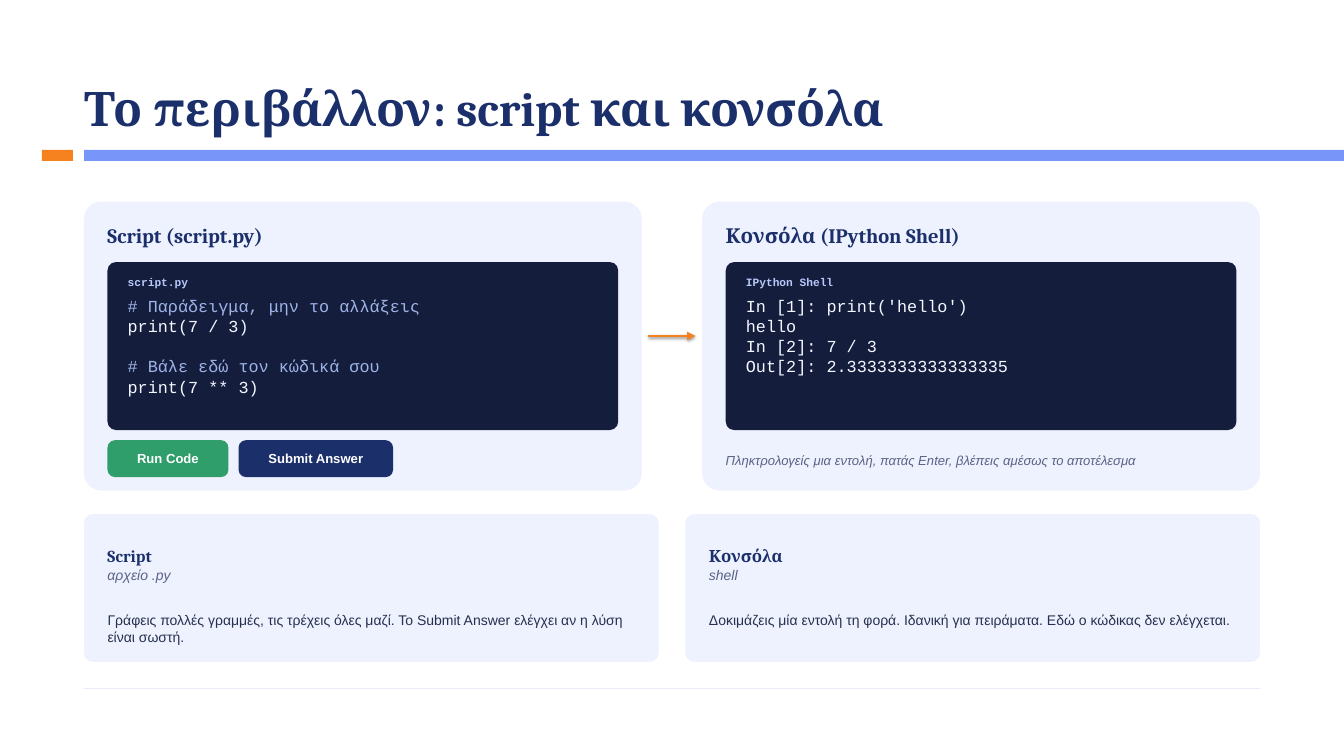
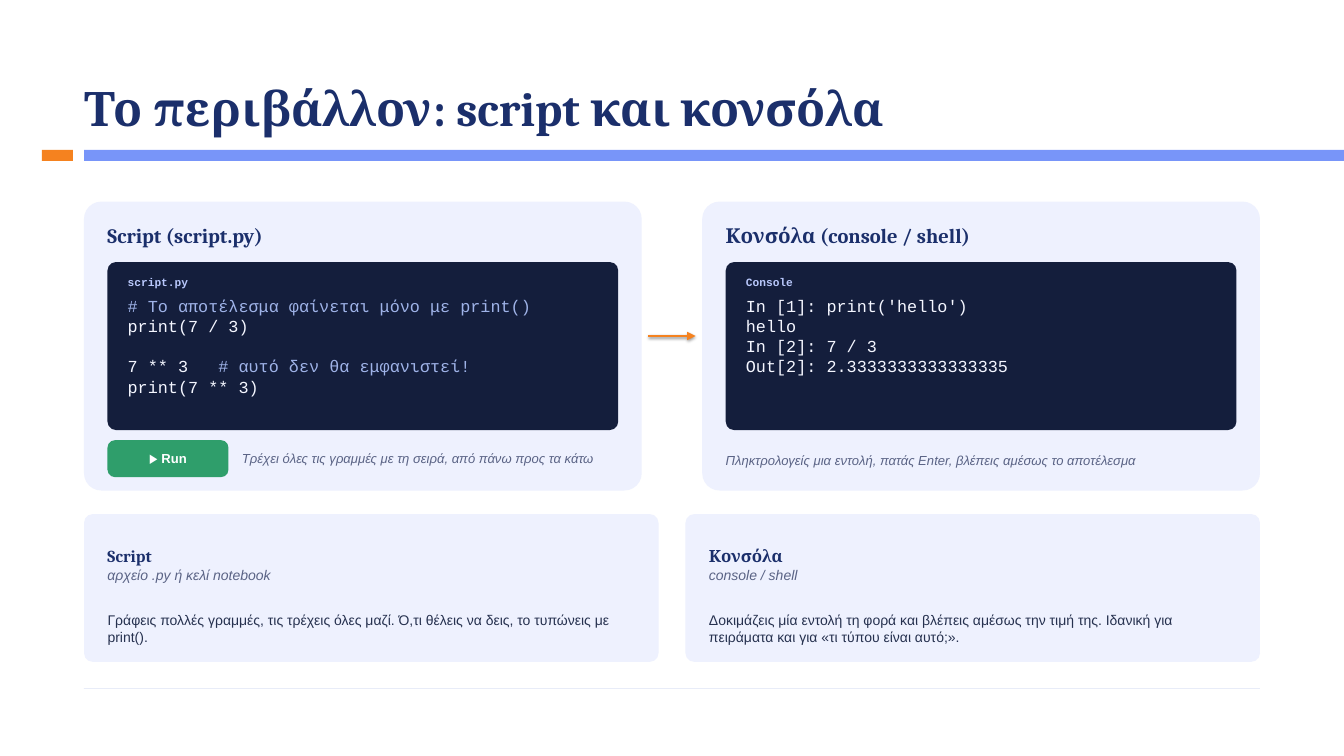
Before and after one commit to kalampokis/kalampokis.github.io, a slide deck: slide 7 of bap/Week3/BAP_Week3_Python_Basics.pptx (slide 6 before the commit). Drawn at 1344x756 pixels with LibreOffice and Linux fonts; fonts in the diff are those of the drawing. Boxes give left, top, right and bottom in pixels: in the first picture for what was removed or moved away, otherwise in the second. Text is boxed around its words. In the diff, an @@ line names an element or a change of style, - is before the commit and + after.

```diff
--- a/bap/Week3/BAP_Week3_Python_Basics.pptx
+++ b/bap/Week3/BAP_Week3_Python_Basics.pptx
@@ text at (726, 226, 970, 246): text changed @@
-Κονσόλα (IPython Shell)
+Κονσόλα (console / shell)
@@ text at (148, 299, 531, 316): text changed @@
-# Παράδειγμα, μην το αλλάξεις
+# Το αποτέλεσμα φαίνεται μόνο με print()
@@ text at (746, 278, 793, 286): text changed @@
-IPython Shell
+Console
@@ text at (128, 360, 471, 376): text changed @@
-# Βάλε εδώ τον κώδικά σου
+7 ** 3 # αυτό δεν θα εμφανιστεί!
@@ rounded rectangle removed at (239, 440, 393, 477) @@
-Submit Answer
@@ text in rounded rectangle at (161, 454, 186, 463): text changed @@
-Run Code
+▶ Run
@@ text added at (242, 453, 594, 466), 14 pt, text #5A6385, italic @@
+Τρέχει όλες τις γραμμές με τη σειρά, από πάνω προς τα κάτω
@@ text at (107, 569, 271, 583): text changed @@
-αρχείο .py
+αρχείο .py ή κελί notebook
@@ text at (709, 570, 798, 580): text changed @@
-shell
+console / shell
@@ text at (108, 614, 609, 645): text changed @@
-Γράφεις πολλές γραμμές, τις τρέχεις όλες μαζί. Το Submit Answer ελέγχει αν η λύση είναι σωστή.
+Γράφεις πολλές γραμμές, τις τρέχεις όλες μαζί. Ό,τι θέλεις να δεις, το τυπώνεις με print().
@@ text at (709, 614, 1172, 645): text changed @@
-Δοκιμάζεις μία εντολή τη φορά. Ιδανική για πειράματα. Εδώ ο κώδικας δεν ελέγχεται.
+Δοκιμάζεις μία εντολή τη φορά και βλέπεις αμέσως την τιμή της. Ιδανική για πειράματα και για «τι τύπου είναι αυτό;».
```
Also in this commit, not shown: 5 other slides changed, 8 slides added, 1 slide removed, 2 other files.
